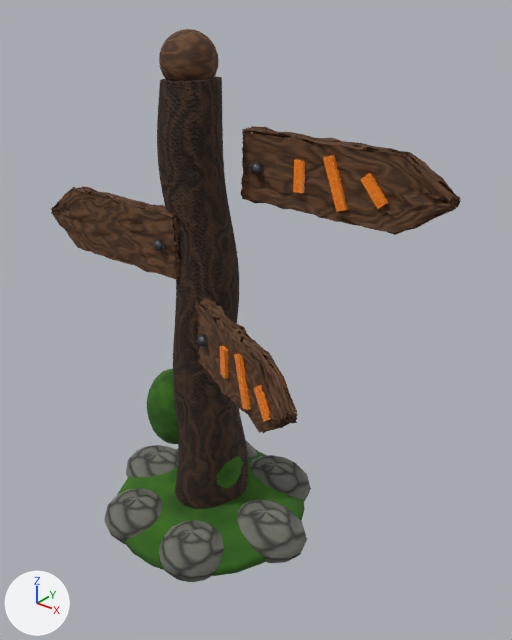
One commit to the glTF model assets/models/props/prp_wooden_wayfinder_signpost.glb: the scene before it, then after it.
Camera for both pictures: a 50 mm lens placed at (2.44, -2.58, 3.04), pointed at (0.27, 0.13, 1.36). Every picture has the same lights, and +X, +Y and +Z are marked at lower left. The first picture is the older version. Where no turn or scale is listed for an object, it has been applied to the vertices. Vertices at exactly the same position are counted once.

Script lines for the objects in view, before the commit:
```python
ob_board_1_4 = bpy.data.objects.new('board_1.4', me_board_1_4)
ob_board_1_4.parent = ob_prp_wooden_wayfinder_signpost
ob_board_1_4.location = (0.1, -0.15, 1.4)
ob_board_1_4.rotation_euler = (0.0, 0.0, -0.436)  # degrees (0, 0, -25)
ob_board_1_8 = bpy.data.objects.new('board_1.8', me_board_1_8)
ob_board_1_8.parent = ob_prp_wooden_wayfinder_signpost
ob_board_1_8.location = (0.1, -0.15, 1.8)
ob_board_1_8.rotation_euler = (0.0, 0.0, 3.142)  # degrees (0, 0, 180)
ob_board_2_2 = bpy.data.objects.new('board_2.2', me_board_2_2)
ob_board_2_2.location = (0.1, 0.15, 2.2)
ob_moss = bpy.data.objects.new('moss', me_moss)
ob_moss.location = (0.0, 0.0, 0.0)
ob_nail_a = bpy.data.objects.new('nail_a', me_nail_a)
ob_nail_a.location = (0.1, 0.15, 2.2)
ob_post = bpy.data.objects.new('post', me_post)
ob_post.location = (0.0, 0.0, 0.0)
ob_rune = bpy.data.objects.new('rune', me_rune)
ob_rune.location = (0.1, 0.15, 2.2)
ob_rune_002 = bpy.data.objects.new('rune.002', me_rune_002)
ob_rune_002.location = (0.1, -0.15, 1.4)
# also in view: 'stones' at (0.01, 0.0, 0.08); 'finial' at (-0.03, 0.0, 2.68)
```
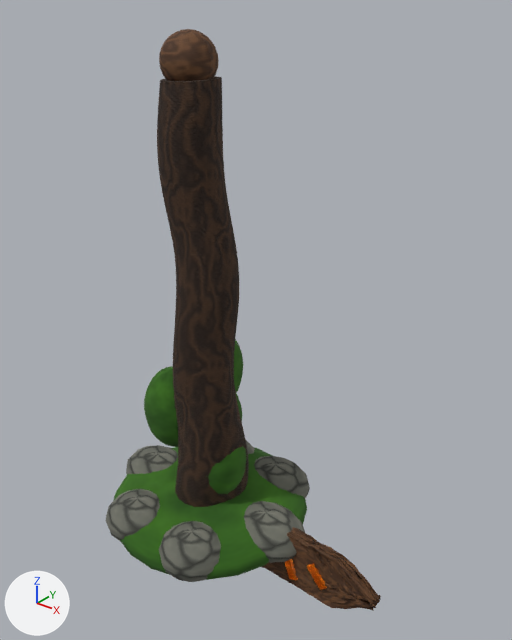
Where the newer file only moved an object's origin or applied its transform, the numbers keep the older frame.

Pixel boxes [x1, y1, x2, y2] of what changed, in the pictures (512 x 640 px):
'board_2.2', moved
    before: [241, 126, 461, 235]
    after: [264, 530, 381, 611]
'moss', reshaped
    before: [117, 369, 305, 576]
    after: [113, 339, 307, 580]
'board_1.8', moved, turned
    before: [51, 186, 181, 280]
    after: [266, 527, 357, 603]
'board_1.4', moved, turned
    before: [195, 298, 298, 433]
    after: [262, 531, 341, 595]
'rune', moved
    before: [293, 155, 388, 212]
    after: [285, 559, 325, 589]
'rune.002', moved, turned
    before: [220, 346, 270, 422]
    after: [285, 559, 327, 590]
'nail_a', moved (not visible afterwards)
    before: [251, 162, 263, 175]
part 4 of me_moss, added (mostly hidden)
    after: [236, 394, 242, 422]
part 5 of me_moss, added (green)
    after: [144, 366, 178, 447]
part 6 of me_moss, added
    after: [234, 339, 243, 393]
part 7 of me_moss, added (green)
    after: [206, 446, 247, 494]
part 8 of me_moss, added (green)
    after: [113, 447, 307, 580]

Diff of the bpy script that builds the scene:
```diff
--- a/assets/models/props/prp_wooden_wayfinder_signpost.glb.py
+++ b/assets/models/props/prp_wooden_wayfinder_signpost.glb.py
@@ me_board_1_8 @@
 # used by ob_board_1_8; parent = ob_prp_wooden_wayfinder_signpost; location = (0.1, -0.15, 1.8); rotation_euler = (0.0, 0.0, 3.142), in degrees (0, 0, 180)
-me_board_1_8.from_pydata(...)  # 1350 vertices, 2352 faces; spans x 0.079..1.116, y -0.052..0.049, z -0.186..0.188
+me_board_1_8.from_pydata(...)  # 1350 vertices, 2352 faces; spans x -1.016..0.021, y -0.199..-0.098, z -1.986..-1.612
+# me_board_1_8 part 1: the whole mesh is turned -180 degrees about the z axis through its middle, then moved by (-1.095, -0.147, -1.8)
 me_board_1_8.materials.append(mat_timber)
@@ me_board_1_4 @@
 # used by ob_board_1_4; parent = ob_prp_wooden_wayfinder_signpost; location = (0.1, -0.15, 1.4); rotation_euler = (0.0, 0.0, -0.436), in degrees (0, 0, -25)
-me_board_1_4.from_pydata(...)  # 1350 vertices, 2352 faces; spans x 0.082..1.016, y -0.054..0.048, z -0.191..0.185
+me_board_1_4.from_pydata(...)  # 1350 vertices, 2352 faces; spans x -0.098..0.781, y 0.09..0.555, z -1.591..-1.215
+# me_board_1_4 part 2: the whole mesh is turned 25 degrees about the z axis through its middle, then moved by (-0.204, 0.326, -1.4)
 me_board_1_4.materials.append(mat_timber)
@@ me_rune_002 @@
 # used by ob_rune_002; location = (0.1, -0.15, 1.4)
-me_rune_002.from_pydata(...)  # 168 vertices, 324 faces; spans x 0.362..0.817, y -0.438..-0.211, z -0.126..0.126
+me_rune_002.from_pydata(...)  # 168 vertices, 324 faces; spans x 0.325..0.817, y 0.095..0.115, z -1.526..-1.274
+# me_rune_002 part 3: the whole mesh is turned 25 degrees about the z axis through its middle, then moved by (-0.018, 0.429, -1.4)
 me_rune_002.materials.append(mat_amber_glow)
@@ me_moss @@
 # used by ob_moss; location = (0.0, 0.0, 0.0)
-me_moss.from_pydata(...)  # 1213 vertices, 2354 faces; spans x -0.6..0.6, y -0.594..0.594, z -0.1..1.261
+me_moss.from_pydata(...)  # 2356 vertices, 4664 faces; spans x -0.615..0.615, y -0.609..0.609, z -0.115..1.276
+# me_moss part 4: a new loose piece, a UV sphere (16 segments, 12 rings, poles along z) spanning x -0.175..0.195, y -0.153..0.217, z 0.414..0.944, in mat_moss
+# me_moss part 5: a new loose piece, a UV sphere (16 segments, 12 rings, poles along z) spanning x -0.422..-0.052, y -0.21..0.16, z 0.416..0.946, in mat_moss
+# me_moss part 6: a new loose piece, a UV sphere (16 segments, 12 rings, poles along z) spanning x -0.184..0.186, y -0.129..0.241, z 0.746..1.276, in mat_moss
+# me_moss part 7: a new loose piece, a UV sphere (16 segments, 12 rings, poles along z) spanning x -0.111..0.259, y -0.191..0.179, z 0.17..0.7, in mat_moss
+# me_moss part 8: a new loose piece, a UV sphere (22 segments, 14 rings, poles along z) spanning x -0.615..0.615, y -0.609..0.609, z -0.115..0.215, in mat_moss
+# other edits to the shape of me_moss do not show in these pictures
 me_moss.materials.append(mat_moss)
@@ ob_board_2_2 @@
 ob_board_2_2 = bpy.data.objects.new('board_2.2', me_board_2_2)
-ob_board_2_2.location = (0.1, 0.15, 2.2)
+ob_board_2_2.location = (0.0, 0.0, 0.0)
@@ ob_nail_a @@
 ob_nail_a = bpy.data.objects.new('nail_a', me_nail_a)
-ob_nail_a.location = (0.1, 0.15, 2.2)
+ob_nail_a.location = (0.0, 0.0, 0.0)
@@ ob_rune @@
 ob_rune = bpy.data.objects.new('rune', me_rune)
-ob_rune.location = (0.1, 0.15, 2.2)
+ob_rune.location = (0.0, 0.0, 0.0)
```
